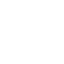
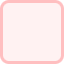
Before/after of a w=64, h=64 layered artwork. What changed in the layer stack:
added layer "UI Color copy #1" above "UI Color copy" over [0, 0, 64, 64]
added layer "UI Color copy" (20%) above "UI Color" over [0, 0, 64, 64]
